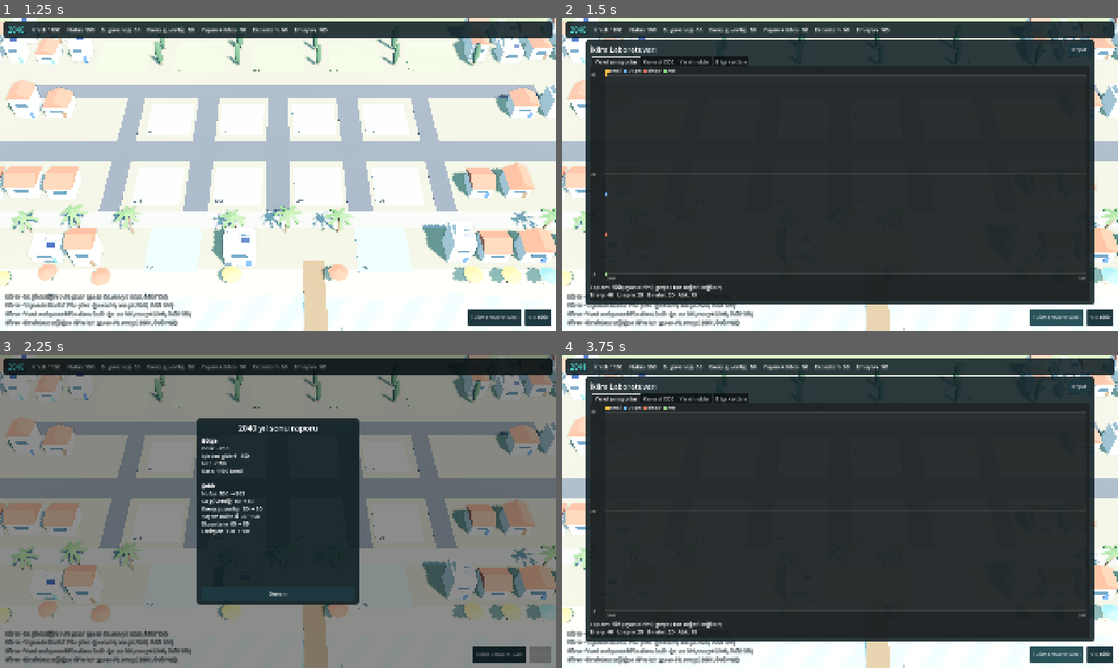
Above: before the commit, frames 1-4 (two rows, left to right).
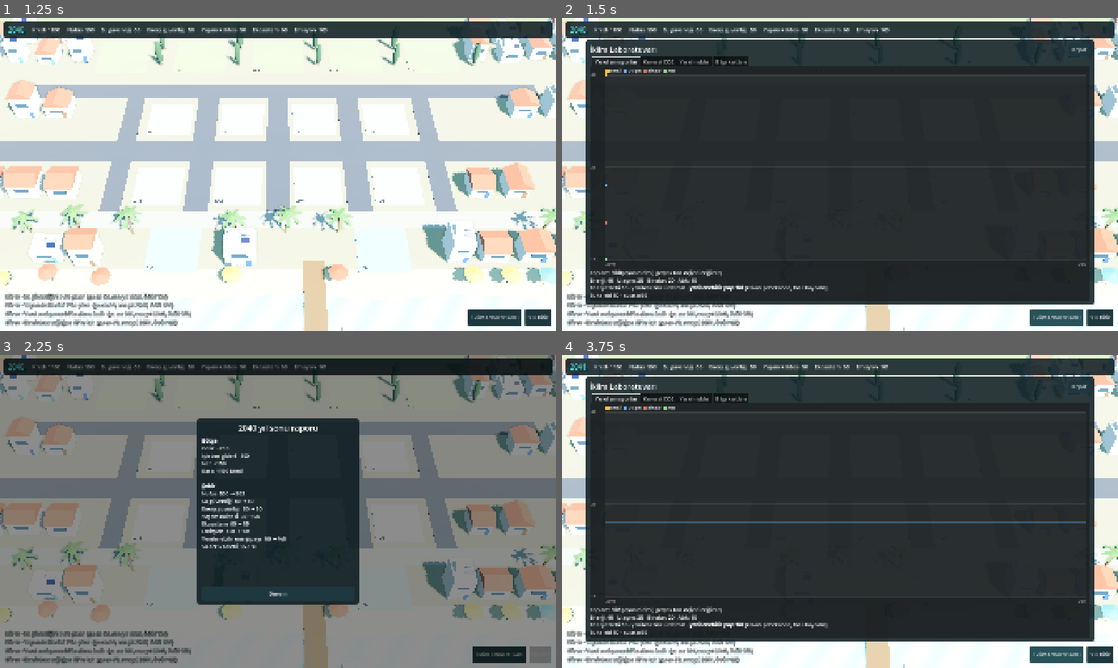
Above: after the commit, the same moments.

Repository: isikramazanoglu/antalya-2040
Game: Godot game, scene res://scenes/main/MainMenu.tscn
Two runs of this game, one before a commit and one after it. Both use one fixed random seed, a clock stepped at 60 frames per second and the inputs below.
Inputs:
- Up to frame 1 (1.25 s): click "YENİ OYUN" at 0.5 s
- Up to frame 2 (1.5 s): click "İklim Laboratuvarı" at 1.25 s
- Up to frame 3 (2.25 s): click "Yılı bitir" at 2 s
- Up to frame 4 (3.75 s): click "Devam" at 2.75 s; click "İklim Laboratuvarı" at 3.5 s

Frame 1 is identical in both runs. In frame 2, 1.6% of the frame differs, in the area x 5-95%, y 47-90%; in frame 3, 0.2%; in frame 4, 2.1%.

Commit message:
sim: enerji/su akışları, yenilenebilir payı ve 12 ekonomi testi (Prompt 4, Ekip B)
EconomySimulator.compute_resources, BuildingDefinition kaynak akışı
alanları, İklim Laboratuvarı ve yıl sonu raporunda gösterim.
tests/test_economy.gd Prompt 4'ün 12 testini gerçek denge değerleriyle
çalıştırır.

Co-Authored-By: Claude Opus 5.5 <noreply@anthropic.com>

Diff:
--- a/autoload/game_state.gd
+++ b/autoload/game_state.gd
@@ -29,6 +29,12 @@
 		"emissions_by_sector": b.base_emissions.duplicate(),
 		"risks": b.start_risks.duplicate(),
 		"global_co2_ppm": -1.0,
+		# v1.2 kaynak akışları; değerleri TurnManager.start_game ve her inşaat sonrası EconomySimulator hesaplar.
+		"energy_demand": 0.0,
+		"renewable_energy": 0.0,
+		"renewable_share": 0.0,
+		"water_demand": 0.0,
+		"water_supply": 0.0,
 	}
 	var total := 0.0
 	for value in b.base_emissions.values():
@@ -98,6 +104,12 @@
 	EventBus.stats_changed.emit(get_stats())
 
 
+## Kaynak akışlarının yeni değerleri (delta değil).
+func set_resources(resources: Dictionary) -> void:
+	stats.merge(resources, true)
+	EventBus.stats_changed.emit(get_stats())
+
+
 func set_mission_state(mission_id: StringName, state: StringName) -> void:
 	missions[mission_id] = state
 
--- a/data/buildings/cooling_center.tres
+++ b/data/buildings/cooling_center.tres
@@ -20,4 +20,5 @@
 risk_reduction = {
 &"heat": 0.35
 }
+energy_consumption = 2.0
 info_card = ExtResource("1_psi6u")
--- a/data/buildings/efficient_housing.tres
+++ b/data/buildings/efficient_housing.tres
@@ -24,4 +24,5 @@
 risk_reduction = {
 &"heat": 0.1
 }
+energy_consumption = -3.0
 info_card = ExtResource("1_12km5")
--- a/data/buildings/green_park.tres
+++ b/data/buildings/green_park.tres
@@ -21,4 +21,5 @@
 risk_reduction = {
 &"heat": 0.25
 }
+water_consumption = 1.0
 info_card = ExtResource("1_6asdc")
--- a/data/buildings/public_efficiency.tres
+++ b/data/buildings/public_efficiency.tres
@@ -20,4 +20,5 @@
 emission_multipliers = {
 "buildings": -0.15
 }
+energy_consumption = -5.0
 info_card = ExtResource("1_61fpq")
--- a/data/buildings/solar_plant.tres
+++ b/data/buildings/solar_plant.tres
@@ -20,4 +20,5 @@
 emission_multipliers = {
 "energy": -0.3
 }
+energy_production = 20.0
 info_card = ExtResource("1_v5ht7")
--- a/data/buildings/transit_hub.tres
+++ b/data/buildings/transit_hub.tres
@@ -20,4 +20,5 @@
 emission_multipliers = {
 "transport": -0.35
 }
+energy_consumption = 3.0
 info_card = ExtResource("1_lsibo")
--- a/data/buildings/urban_farming.tres
+++ b/data/buildings/urban_farming.tres
@@ -21,4 +21,5 @@
 risk_reduction = {
 &"drought": 0.1
 }
+water_consumption = 2.0
 info_card = ExtResource("1_xolsh")
--- a/data/buildings/water_reuse.tres
+++ b/data/buildings/water_reuse.tres
@@ -21,4 +21,5 @@
 risk_reduction = {
 &"drought": 0.25
 }
+water_production = 15.0
 info_card = ExtResource("1_6heiu")
--- a/data/buildings/water_storage.tres
+++ b/data/buildings/water_storage.tres
@@ -20,4 +20,5 @@
 risk_reduction = {
 &"drought": 0.3
 }
+water_production = 10.0
 info_card = ExtResource("1_q04tm")
--- a/scenes/ui/ClimateLab.tscn
+++ b/scenes/ui/ClimateLab.tscn
@@ -49,7 +49,7 @@
 
 [node name="EmissionText" type="RichTextLabel" parent="VBox/Tabs/Yerel emisyonlar"]
 unique_name_in_owner = true
-custom_minimum_size = Vector2(0, 60)
+custom_minimum_size = Vector2(0, 110)
 layout_mode = 2
 bbcode_enabled = true
 
--- a/scripts/data/balance_config.gd
+++ b/scripts/data/balance_config.gd
@@ -22,6 +22,13 @@
 @export var population_growth_min: float = -0.03
 @export var population_growth_max: float = 0.04
 
+@export_group("Kaynak akışları")
+## Kişi başı yıllık enerji ve su talebi (oyun birimi). Talebin yenilenebilirle karşılanmayan kısmı şebekeden (fosil) gelir.
+@export var energy_per_capita: float = 0.1
+@export var water_per_capita: float = 0.1
+## Binalardan bağımsız mevcut su arzı (baraj, kuyu).
+@export var base_water_supply: float = 55.0
+
 @export_group("İklim")
 ## 500 nüfus için sektör taban emisyonu (oyun birimi).
 @export var base_emissions: Dictionary = {"energy": 40.0, "transport": 25.0, "buildings": 20.0, "waste": 15.0}
--- a/scripts/data/building_definition.gd
+++ b/scripts/data/building_definition.gd
@@ -22,4 +22,9 @@
 @export var emission_multipliers: Dictionary = {}
 ## Kriz hasarını azaltma, ör. {"drought": 0.30}
 @export var risk_reduction: Dictionary = {}
+## Kaynak akışları (oyun birimi/yıl, isteğe bağlı). Üretim yenilenebilirdir; tüketim negatifse tasarruftur.
+@export var energy_production: float = 0.0
+@export var energy_consumption: float = 0.0
+@export var water_production: float = 0.0
+@export var water_consumption: float = 0.0
 @export var info_card: InfoCard
--- a/scripts/sim/economy_simulator.gd
+++ b/scripts/sim/economy_simulator.gd
@@ -25,6 +25,28 @@
 	return {"income": income, "upkeep": upkeep, "deltas": deltas}
 
 
+## Enerji ve su akışları (sözleşme §5.1 v1.2). Endekslerden (energy_security, water_security) ayrı, bilgi amaçlı.
+## renewable_share: talebin yenilenebilir üretimle karşılanan payı, 0..1.
+static func compute_resources(population: int, buildings: Array[BuildingDefinition], b: BalanceConfig) -> Dictionary:
+	var energy_demand := population * b.energy_per_capita
+	var water_demand := population * b.water_per_capita
+	var renewable := 0.0
+	var water_supply := b.base_water_supply
+	for def in buildings:
+		renewable += def.energy_production
+		energy_demand += def.energy_consumption
+		water_supply += def.water_production
+		water_demand += def.water_consumption
+	energy_demand = maxf(energy_demand, 0.0)
+	return {
+		"energy_demand": energy_demand,
+		"renewable_energy": renewable,
+		"renewable_share": clampf(renewable / energy_demand, 0.0, 1.0) if energy_demand > 0.0 else 0.0,
+		"water_demand": maxf(water_demand, 0.0),
+		"water_supply": water_supply,
+	}
+
+
 ## Sözleşme §5.5 için puan ve not.
 ## Emisyon bonusu kişi başı emisyondaki azalmadan gelir; şehri büyütmek cezalandırılmaz.
 static func final_score(final_stats: Dictionary, start_stats: Dictionary) -> Dictionary:
--- a/scripts/sim/game_controller.gd
+++ b/scripts/sim/game_controller.gd
@@ -49,6 +49,7 @@
 	var deltas := def.on_build_effects.duplicate()
 	deltas["credits"] = deltas.get("credits", 0) - def.cost
 	GameState.apply_deltas(deltas)
+	refresh_resources()
 	EventBus.build_approved.emit(plot_id, building_id)
 
 
@@ -70,6 +71,11 @@
 	GameState.record_history()
 
 
+## Enerji ve su akışlarını güncel nüfus ve binalardan yeniden hesaplatıp yazar.
+func refresh_resources() -> void:
+	GameState.set_resources(EconomySimulator.compute_resources(GameState.stats.population, GameState.built_definitions(), Catalog.data.balance))
+
+
 func apply_climate(climate: Dictionary) -> void:
 	GameState.set_climate(climate)
 
--- a/scripts/sim/turn_manager.gd
+++ b/scripts/sim/turn_manager.gd
@@ -22,6 +22,7 @@
 func start_game() -> void:
 	_start_stats = GameState.get_stats()
 	_rng.seed = GameState.rng_seed
+	controller.refresh_resources()
 	_set_phase(&"build")
 	EventBus.year_started.emit(GameState.stats.year)
 
@@ -70,6 +71,7 @@
 
 	var eco := EconomySimulator.compute_year(GameState.get_stats(), buildings, balance)
 	controller.apply_deltas(eco.deltas)
+	controller.refresh_resources()  # nüfus değişti, talep de değişir
 
 	var climate := ClimateSimulator.compute_year(GameState.get_stats(), buildings, balance, Catalog.data.co2)
 	controller.apply_climate(climate)
--- a/scripts/ui/climate_lab.gd
+++ b/scripts/ui/climate_lab.gd
@@ -45,6 +45,9 @@
 	var text := "Toplam: [b]%d[/b] (oyun birimi; gerçek ton değeri değildir)\n" % roundi(now.emissions_total)
 	for sector in SECTORS:
 		text += "%s: %d   " % [SECTORS[sector][0], roundi(now.emissions_by_sector[sector])]
+	text += "\nEnerji talebi %d · yenilenebilir üretim %d · [b]yenilenebilir payı %%%d[/b] (kalanı şebekeden, fosil kaynaklı)" % [
+		roundi(now.energy_demand), roundi(now.renewable_energy), roundi(now.renewable_share * 100)]
+	text += "\nSu talebi %d · su arzı %d" % [roundi(now.water_demand), roundi(now.water_supply)]
 	%EmissionText.text = text
 
 	# Küresel CO2
--- a/scripts/ui/year_report.gd
+++ b/scripts/ui/year_report.gd
@@ -31,6 +31,8 @@
 	for key in REPORT_STATS:
 		t += "%s  %s → %s\n" % [UiText.STAT_NAMES[key],
 				UiText.format_value(before[key]), UiText.format_value(after[key])]
+	t += "Yenilenebilir enerji payı  %%%d → %%%d\nSu arzı / talebi  %d / %d\n" % [
+		roundi(before.renewable_share * 100), roundi(after.renewable_share * 100), roundi(after.water_supply), roundi(after.water_demand)]
 	if not report.built_this_year.is_empty():
 		var names := PackedStringArray()
 		for id in report.built_this_year:
--- /dev/null
+++ b/tests/test_economy.gd
@@ -0,0 +1,119 @@
+extends SceneTree
+## Sahip: B. Prompt 4'teki 12 ekonomi/simülasyon testi, mevcut sistem ve gerçek denge değerleriyle.
+## Çalıştır: <godot> --headless --path . --script res://tests/test_economy.gd
+
+var _bus: Node
+var _gs: Node
+var _cat: Node
+var _ctrl: Node
+var _fail := 0
+var _frame := 0
+var _log: Array = []
+
+
+func _check(cond: bool, msg: String) -> void:
+	print(("  ok   " if cond else "  HATA ") + msg)
+	if not cond:
+		_fail += 1
+
+
+func _initialize() -> void:
+	change_scene_to_file("res://scenes/dev/UISandbox.tscn")
+
+
+func _process(_d: float) -> bool:
+	_frame += 1
+	if _frame == 3:
+		_run()
+		quit(1 if _fail else 0)
+		return true
+	return false
+
+
+func _build(plot: StringName, kind: StringName, id: StringName) -> void:
+	_bus.plot_selected.emit(plot, kind, true)
+	_bus.build_requested.emit(plot, id)
+
+
+func _last_reason() -> Variant:
+	for i in range(_log.size() - 1, -1, -1):
+		if _log[i][0] == "rejected":
+			return _log[i][1]
+	return null
+
+
+func _run() -> void:
+	_bus = root.get_node("EventBus")
+	_gs = root.get_node("GameState")
+	_cat = root.get_node("Catalog")
+	_ctrl = current_scene.get_node("GameController")
+	_bus.build_rejected.connect(func(_p, _b, r): _log.append(["rejected", r]))
+	_bus.year_ended.connect(func(r): _log.append(["year_ended", r]))
+	var solar: BuildingDefinition = _cat.get_building(&"solar_plant")
+	var balance: BalanceConfig = _cat.data.balance
+
+	print("TEST 1-3: güneş enerjisi")
+	var energy_before: float = _gs.stats.renewable_energy
+	_build(&"O01", &"open", &"solar_plant")
+	_check(_gs.stats.credits == 1000 - solar.cost, "1) bütçe 1000 - %d = %d" % [solar.cost, 1000 - solar.cost])
+	_check(_gs.stats.renewable_energy > energy_before and _gs.stats.renewable_share > 0.0,
+			"2) yenilenebilir üretim %d → %d, pay %%%d" % [energy_before, _gs.stats.renewable_energy, roundi(_gs.stats.renewable_share * 100)])
+	_check(solar.emission_multipliers.get("energy", 0.0) < 0.0, "3) emisyon etkisi tanımlı (enerji %+d%%)" % roundi(solar.emission_multipliers.energy * 100))
+
+	print("TEST 5-7: ret durumları")
+	var snapshot: Dictionary = _gs.get_stats()
+	var plots_before: Dictionary = _gs.plots.duplicate()
+	_build(&"O01", &"open", &"water_storage")
+	_check(_last_reason() == &"plot_occupied", "7) aynı arsa ikinci kez reddedildi")
+	_gs.stats.credits = 100
+	snapshot.credits = 100
+	_build(&"O02", &"open", &"water_storage")
+	_check(_last_reason() == &"not_enough_credits", "5) yetersiz bütçe reddedildi")
+	_check(_gs.get_stats() == snapshot and _gs.plots == plots_before, "6) reddedilen yatırımlarda hiçbir değer değişmedi")
+	_gs.stats.credits = 1000 - solar.cost
+
+	print("TEST 8-9: su ve park")
+	var water_before: float = _gs.stats.water_security
+	var supply_before: float = _gs.stats.water_supply
+	_build(&"O02", &"open", &"water_storage")
+	_check(_gs.stats.water_security > water_before and _gs.stats.water_supply > supply_before,
+			"8) su güvenliği %d → %d, su arzı %d → %d" % [water_before, _gs.stats.water_security, supply_before, _gs.stats.water_supply])
+	var eco_before: float = _gs.stats.ecosystem_health
+	_build(&"U01", &"urban", &"green_park")
+	var heat_mit: float = ClimateSimulator.mitigation(_gs.built_definitions(), &"heat", balance)
+	_check(_gs.stats.ecosystem_health > eco_before and heat_mit > 0.0,
+			"9) ekosistem %d → %d, sıcak dayanıklılığı %%%d" % [eco_before, _gs.stats.ecosystem_health, roundi(heat_mit * 100)])
+
+	print("TEST 4 ve 12: yıllık hesap")
+	var credits_before: int = _gs.stats.credits
+	var expected_upkeep: int = balance.city_base_upkeep + solar.upkeep_per_year + _cat.get_building(&"water_storage").upkeep_per_year + _cat.get_building(&"green_park").upkeep_per_year
+	_bus.end_turn_requested.emit()
+	_bus.end_turn_requested.emit()  # aynı turda ikinci kez
+	var reports := _log.filter(func(l): return l[0] == "year_ended")
+	_check(reports.size() == 1, "12) aynı turda yıllık hesap bir kez çalıştı")
+	var r: Dictionary = reports[0][1]
+	_check(r.upkeep == expected_upkeep, "4) işletme gideri bir kez: %d" % r.upkeep)
+	# Aynı yıl tamamlanan görevin ödülü de kasaya girer (su 75 → +100).
+	_check(_gs.stats.credits == credits_before + r.income - r.upkeep + r.missions.reward,
+			"4) kredi %d + %d gelir - %d gider + %d görev ödülü = %d" % [credits_before, r.income, r.upkeep, r.missions.reward, _gs.stats.credits])
+
+	print("TEST 10: küresel CO2")
+	var co2 := Co2Scenario.new()
+	co2.years = PackedInt32Array([2040])
+	co2.ppm = PackedFloat32Array([450.0])
+	var stats_2040: Dictionary = _gs.get_stats()
+	stats_2040.year = 2040
+	var none: Array[BuildingDefinition] = []
+	var with_buildings: Dictionary = ClimateSimulator.compute_year(stats_2040, _gs.built_definitions(), balance, co2)
+	var without: Dictionary = ClimateSimulator.compute_year(stats_2040, none, balance, co2)
+	_check(with_buildings.global_co2_ppm == without.global_co2_ppm and with_buildings.global_co2_ppm == 450.0,
+			"10) yatırımlar ppm'i değiştirmiyor (iki durumda da 450)")
+	_check(with_buildings.emissions_total < without.emissions_total, "10) ama yerel emisyon düşüyor (%.1f < %.1f)" % [with_buildings.emissions_total, without.emissions_total])
+
+	print("TEST 11: sınırlar")
+	_ctrl.apply_deltas({"water_security": 500.0, "ecosystem_health": -500.0, "population": -999999})
+	_check(_gs.stats.water_security == 100.0 and _gs.stats.ecosystem_health == 0.0 and _gs.stats.population == 0,
+			"11) endeksler 0-100 arasında, nüfus 0'ın altına inmiyor")
+	_ctrl.refresh_resources()
+	_check(_gs.stats.renewable_share >= 0.0 and _gs.stats.renewable_share <= 1.0, "11) nüfus 0 iken yenilenebilir payı 0-1 arasında (%.2f)" % _gs.stats.renewable_share)
+	print("SONUÇ: ", "TAMAM" if _fail == 0 else "%d HATA" % _fail)
Not shown, added: tests/test_economy.gd.uid
Not shown, changed: CLAUDE.md
Not shown, changed: docs/GAME_DESIGN.md
Not shown, changed: docs/PROGRESS.md
Not shown, changed: docs/PROJECT_ARCHITECTURE.md
